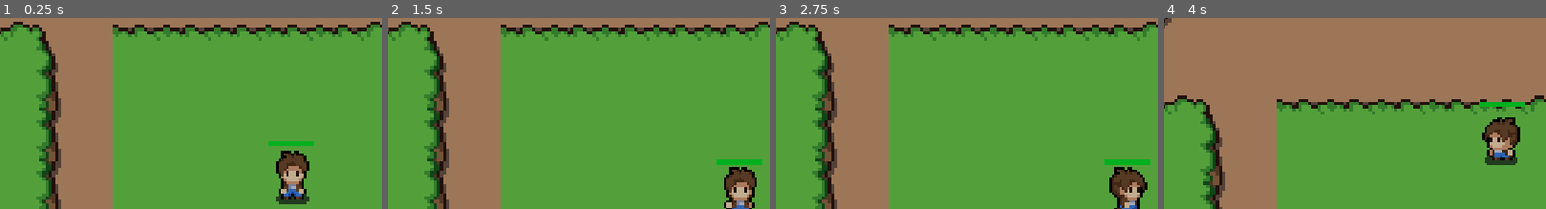
Above: before the commit, frames 1-4 (left to right).
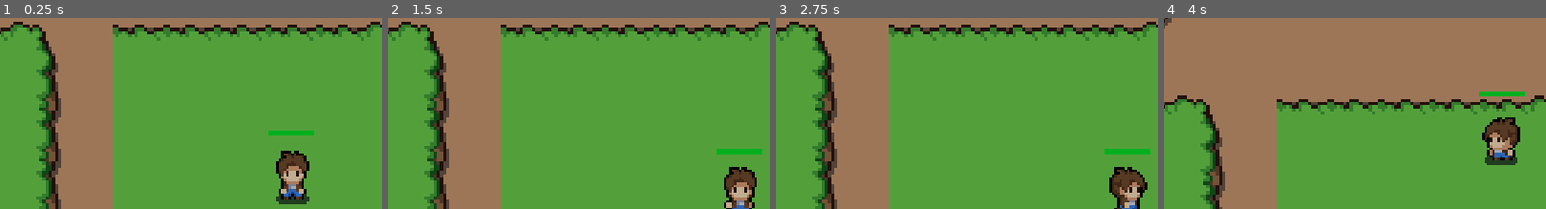
Above: after the commit, the same moments.

Repository: triuyen/Godot_grp_project
Game: Godot game, scene res://scenes/root.tscn
Same seed, same stepped clock (60 frames per second), same inputs: the game is played once before the commit and once after it.
Inputs (mouse positions are % of the whole screen's width and height, from its top left):
- Up to frame 1 (0.25 s): no input
- Up to frame 2 (1.5 s): move the mouse to (72, 45) at 0.52 s; hold D (player_right) 0.53-1.28 s; click (72, 45) at 0.6 s; move the mouse to (30, 55) at 1.27 s; hold S (player_down) from 1.28 s (still down); tap Shift (player_dash) at 1.35 s
- Up to frame 3 (2.75 s): move the mouse to (60, 28) at 2.02 s; release S (player_down) at 2.03 s; hold D (player_right) from 2.03 s (still down); click (60, 28) at 2.1 s
- Up to frame 4 (4 s): move the mouse to (45, 70) at 2.77 s; release D (player_right) at 2.78 s; hold W (player_up) 2.78-3.53 s; tap Shift (player_dash) at 2.85 s; move the mouse to (80, 65) at 3.52 s; hold A (player_left) from 3.53 s (still down); click (80, 65) at 3.6 s
The pictures show only the part of the screen within x 12-62%, y 3-53%; the shares and areas given below are measured in that part.

The runs differ from the first frame. In frame 1, 0.6% of the frame differs, in the area x 70-83%, y 59-67%; in frame 2, 0.7%, in the area x 86-98%, y 68-77%; in frame 3, 0.7%; in frame 4, 0.6%.

Commit message:
Add stamina bar to the player

Diff:
--- a/godot/scenes/player.tscn
+++ b/godot/scenes/player.tscn
@@ -1,8 +1,9 @@
-[gd_scene load_steps=61 format=3 uid="uid://b885koudadcot"]
+[gd_scene load_steps=62 format=3 uid="uid://b885koudadcot"]
 
 [ext_resource type="Texture2D" uid="uid://dhec6fqt6p5tv" path="res://assets/mystic_woods_free_2.2/sprites/characters/player.png" id="1_0yyrw"]
 [ext_resource type="Script" path="res://scripts/player.gd" id="1_dp3ll"]
 [ext_resource type="Script" path="res://scripts/hitbox.gd" id="3_6cmhe"]
+[ext_resource type="PackedScene" uid="uid://cuolex4mbt1r8" path="res://components/stamina_component.tscn" id="3_qbfto"]
 [ext_resource type="PackedScene" uid="uid://kr1ih82cd4i7" path="res://components/hurtbox_coponent.tscn" id="4_k23yd"]
 [ext_resource type="PackedScene" uid="uid://bul2b4ejgss2c" path="res://components/health_component.tscn" id="5_e66l8"]
 [ext_resource type="PackedScene" uid="uid://bgymceix1esb6" path="res://components/blinking_component.tscn" id="5_wq213"]
@@ -429,7 +430,10 @@
 script = ExtResource("1_dp3ll")
 
 [node name="health_component" parent="." instance=ExtResource("5_e66l8")]
-position = Vector2(0, -2.805)
+position = Vector2(0, -7)
+
+[node name="stamina_component" parent="." instance=ExtResource("3_qbfto")]
+position = Vector2(0, -6.75)
 
 [node name="shape_body" type="CollisionShape2D" parent="."]
 position = Vector2(0.25, -2.75)
@@ -468,5 +472,6 @@
 collision_mask = 16
 health = NodePath("../health_component")
 
+[connection signal="has_dashed" from="." to="stamina_component" method="_on_player_has_dashed"]
 [connection signal="on_death" from="health_component" to="." method="die"]
 [connection signal="on_hit_taken" from="hurtbox_coponent" to="blinking_component" method="_on_hit_taken"]
